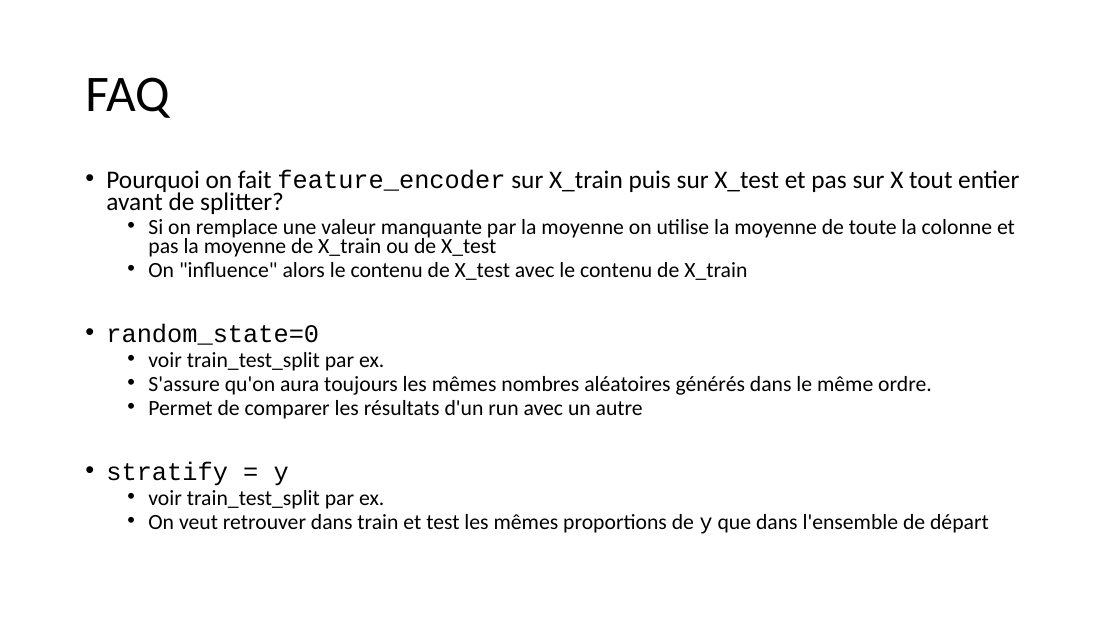
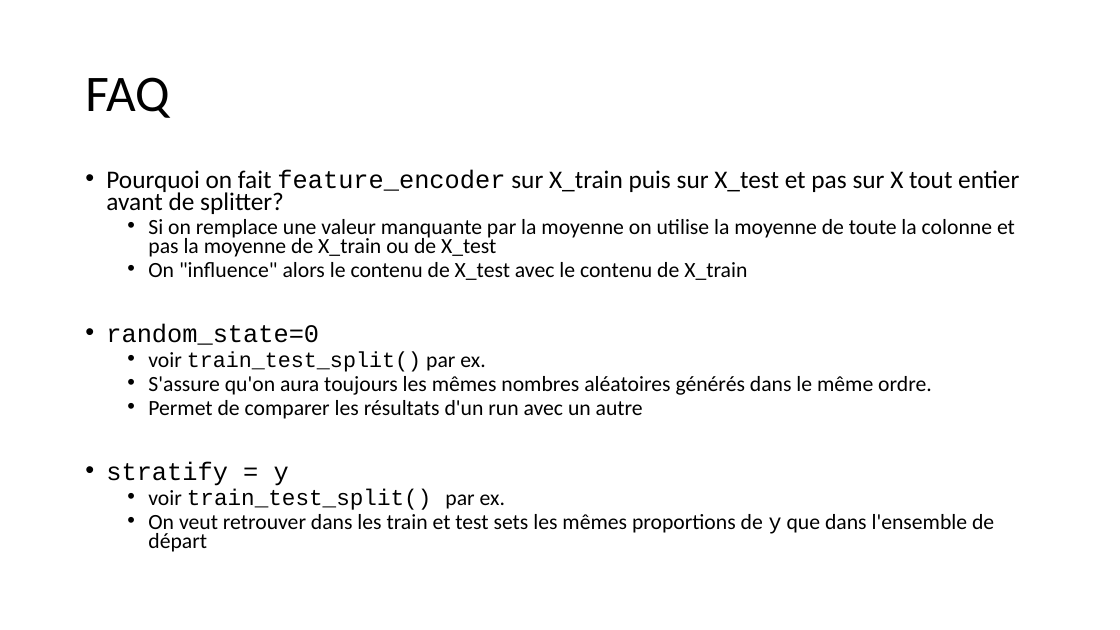
Before and after one commit to 40tude/Data_Essentials_Stage_Oct_2023, a slide deck: slide 46 of 00_notes_de_stage.pptx (slide 45 before the commit). Drawn at 1120x630 pixels with LibreOffice and Linux fonts; fonts in the diff are those of the drawing. Boxes give left, top, right and bottom in pixels: in the first picture for what was removed or moved away, otherwise in the second. Text is boxed around its words. In the diff, an @@ line names an element or a change of style, - is before the commit and + after.

```diff
--- a/00_notes_de_stage.pptx
+++ b/00_notes_de_stage.pptx
@@ text at [148, 351, 485, 372]: text changed; font Calibri to Courier New @@
-  • voir train_test_split par ex.
+  • voir train_test_split() par ex.
@@ text at [148, 489, 994, 552]: text changed @@
-  • voir train_test_split par ex.
-  • On veut retrouver dans train et test les mêmes proportions de y que dans l'ensemble de départ
+  • voir train_test_split() par ex.
+  • On veut retrouver dans les train et test sets les mêmes proportions de y que dans l'ensemble de départ
```
Also in this commit, not shown: 2 other slides changed, 11 other files.
